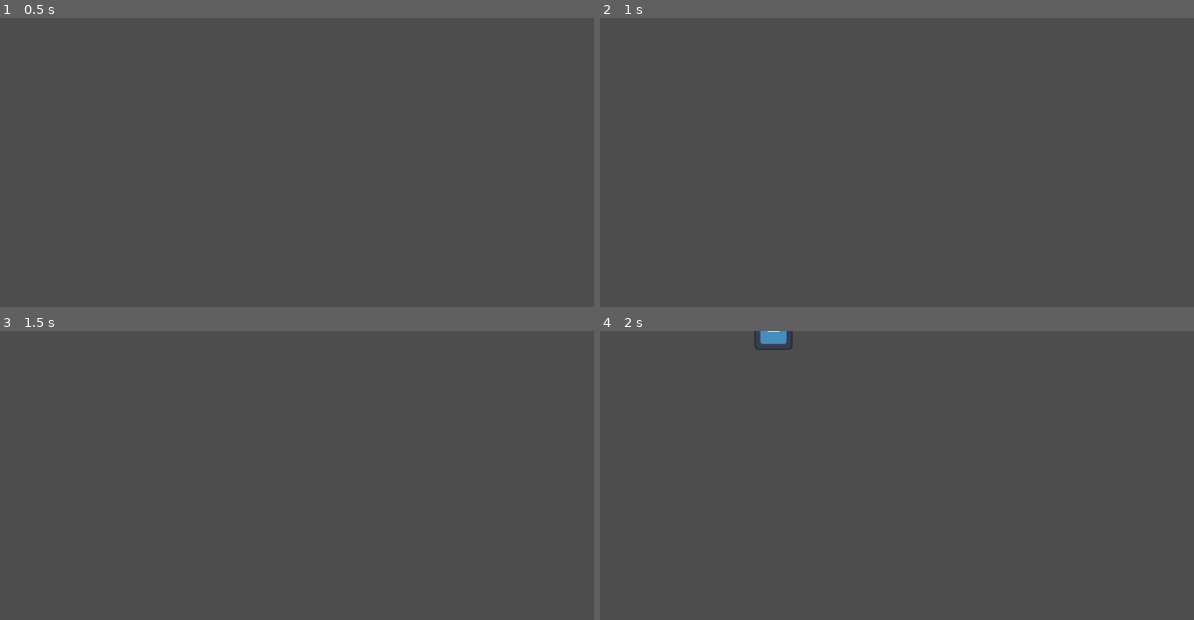
Above: before the commit, frames 1-4 (two rows, left to right).
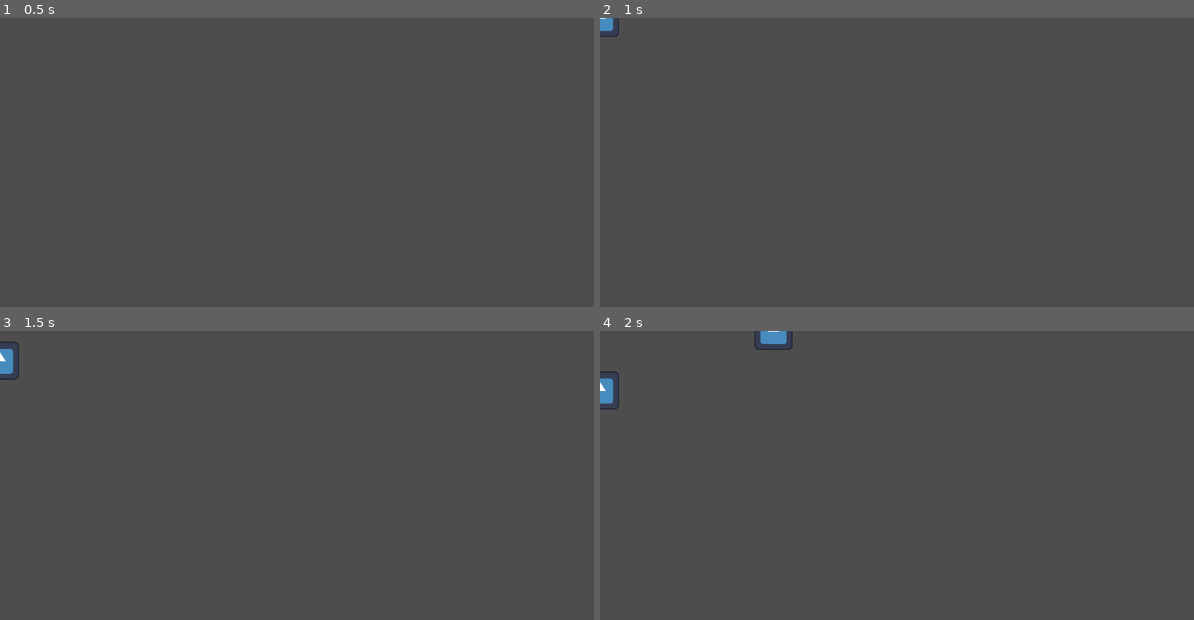
Above: after the commit, the same moments.

Repository: KeyraWebb/zomburger
Game: Godot game, scene res://Scenes/zombie_attack_line.tscn
Two runs of this game, one before a commit and one after it. Both use one fixed random seed, a clock stepped at 60 frames per second and the inputs below. The engine's default icon, where the game draws it, is replaced by a stand-in: a white triangle on a blue panel in a dark square.
Inputs:
- Up to frame 1 (0.5 s): no input
- Up to frame 2 (1 s): tap Enter (ui_accept) at 0.5, 0.77 s; hold Right (ui_right) from 0.53 s (still down)
- Up to frame 3 (1.5 s): keep holding Right (ui_right); tap Enter (ui_accept) at 1.25 s
- Up to frame 4 (2 s): keep holding Right (ui_right); tap Enter (ui_accept) at 1.52 s

Frame 1 is identical in both runs. In frame 2, 0.1% of the frame differs, in the area x 0-4%, y 0-7%; in frame 3, 0.2%; in frame 4, 0.3%, in the area x 0-4%, y 13-28%.

Commit message:
feat(mainGame): add health bar that is damaged by enemies

Diff:
--- a/Scenes/Enemies/zombieMovement.gd
+++ b/Scenes/Enemies/zombieMovement.gd
@@ -3,9 +3,13 @@
 @export var baseSpeed = 100
 @export var attack = 1
 @export var attackSpeed = 1
+
+@onready var gameManager = $"../../.."
+
 var currSpeed
 var attacking = false
 var attackTimer
+
 
 func _ready() -> void:
 	currSpeed = baseSpeed
@@ -14,8 +18,8 @@
 	if attacking:
 		attackTimer -= delta
 		if attackTimer <= 0:
-			print("attack")
 			attackTimer = attackSpeed
+			gameManager.Damage(attack)
 
 func _physics_process(_delta: float) -> void:
 	velocity.y = currSpeed
--- /dev/null
+++ b/Scenes/GameManager.gd
@@ -0,0 +1,20 @@
+extends Node2D
+
+@export var maxHealth = 100
+@onready var healthBar = $CanvasLayer/HealthBar
+var health
+
+
+# Called when the node enters the scene tree for the first time.
+func _ready() -> void:
+	health = maxHealth
+	healthBar.max_value = maxHealth
+	healthBar.value = health
+
+# Called every frame. 'delta' is the elapsed time since the previous frame.
+func _process(_delta: float) -> void:
+	pass
+
+func Damage(amount):
+	health -= amount
+	healthBar.value = health
--- /dev/null
+++ b/Scenes/MainGame.tscn
@@ -0,0 +1,19 @@
+[gd_scene load_steps=3 format=3 uid="uid://b1cf1hvum4cob"]
+
+[ext_resource type="Script" uid="uid://bhyg3jpuk8hs2" path="res://Scenes/GameManager.gd" id="1_frf35"]
+[ext_resource type="PackedScene" uid="uid://bfhcrglk7orcb" path="res://Scenes/zombie_attack_line.tscn" id="2_yprpe"]
+
+[node name="MainGame" type="Node2D"]
+script = ExtResource("1_frf35")
+
+[node name="CanvasLayer" type="CanvasLayer" parent="."]
+
+[node name="HealthBar" type="ProgressBar" parent="CanvasLayer"]
+offset_left = 20.0
+offset_top = 20.0
+offset_right = 320.0
+offset_bottom = 47.0
+
+[node name="ZombieAttackLine" parent="." instance=ExtResource("2_yprpe")]
+
+[editable path="ZombieAttackLine"]
--- a/Scenes/zombie_attack_line.tscn
+++ b/Scenes/zombie_attack_line.tscn
@@ -25,6 +25,8 @@
 [node name="CollisionShape2D" type="CollisionShape2D" parent="SpawnLine"]
 shape = SubResource("SegmentShape2D_pwvwa")
 
+[node name="Zombie" parent="SpawnLine" instance=ExtResource("3_e7vvl")]
+
 [node name="DamageArea" type="Area2D" parent="."]
 position = Vector2(0, 500)
 collision_layer = 0
Not shown, added: Scenes/GameManager.gd.uid
